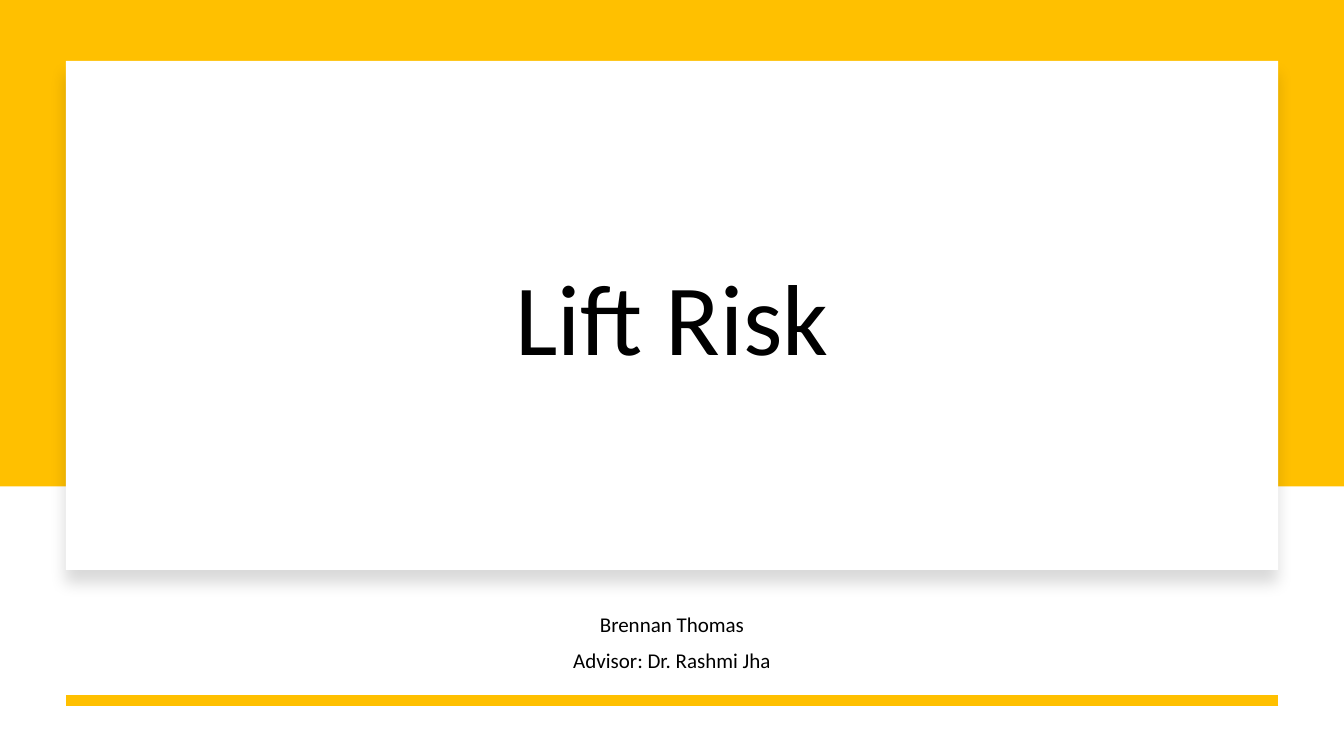
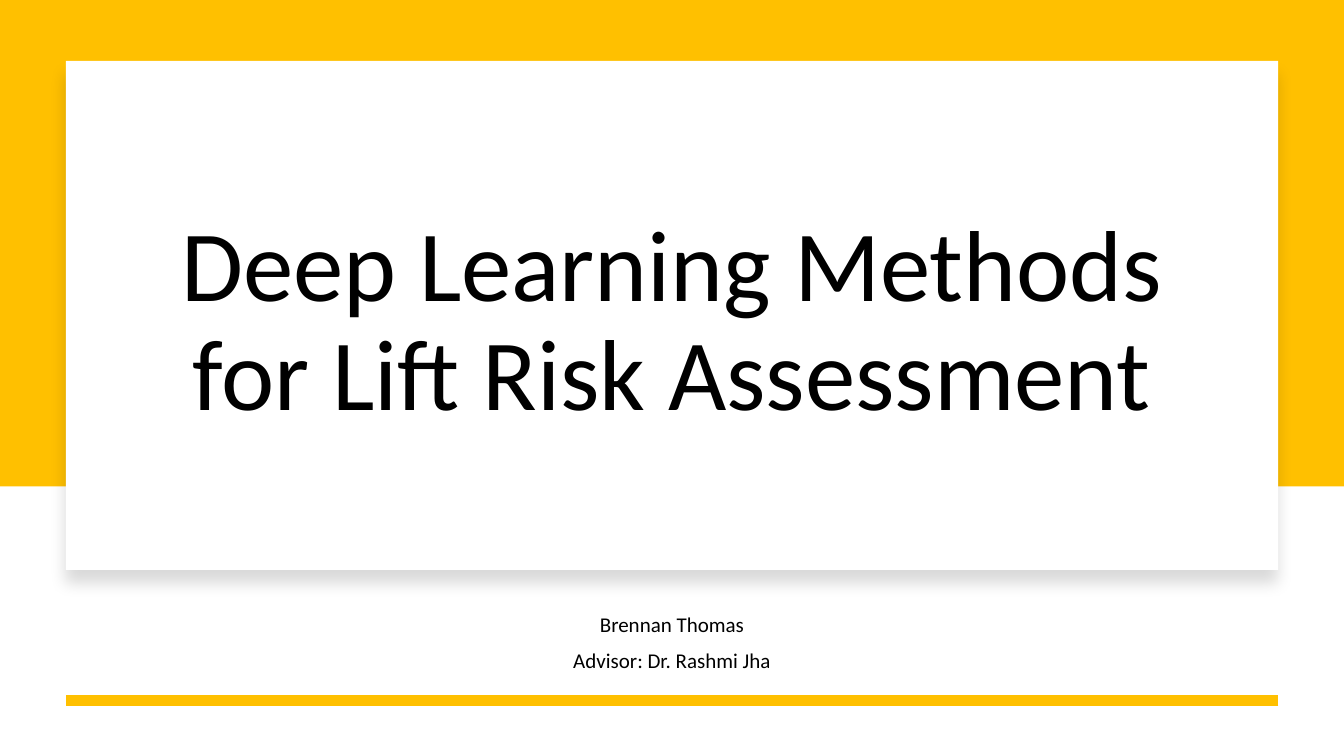
Before and after one commit to brennan-thomas/lift-risk, a slide deck: slide 1 of presentations/final.pptx. Drawn at 1344x756 pixels with LibreOffice and Linux fonts; fonts in the diff are those of the drawing. Boxes give left, top, right and bottom in pixels: in the first picture for what was removed or moved away, otherwise in the second. Text is boxed around its words. In the diff, an @@ line names an element or a change of style, - is before the commit and + after.

```diff
--- a/presentations/final.pptx
+++ b/presentations/final.pptx
@@ title at (181,231,1162,411): text changed @@
-Lift Risk
+Deep Learning Methods for Lift Risk Assessment
```
Also in this commit, not shown: 3 other slides changed, 4 slides added, 1 slide removed, 11 other files.
